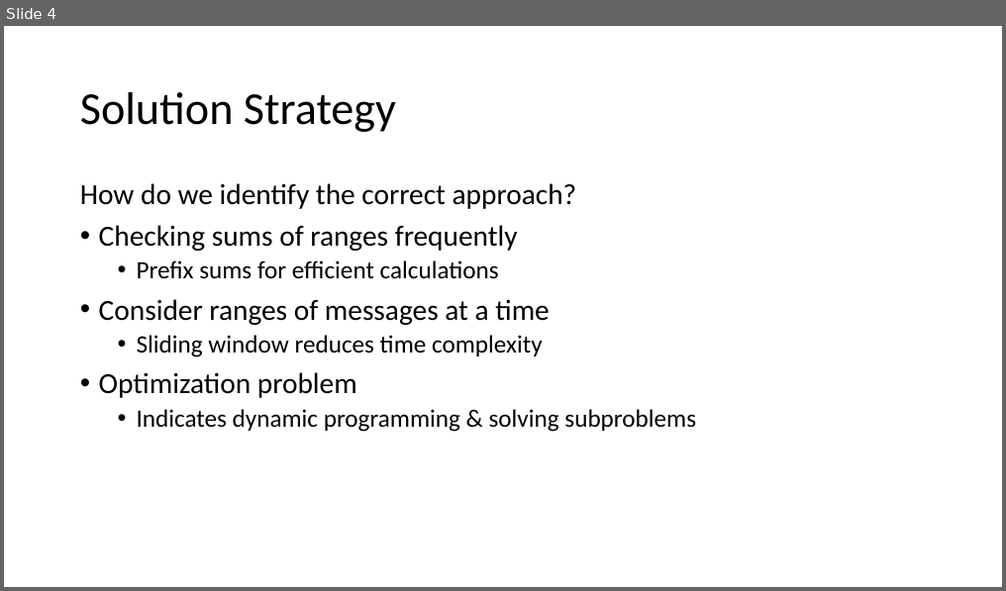
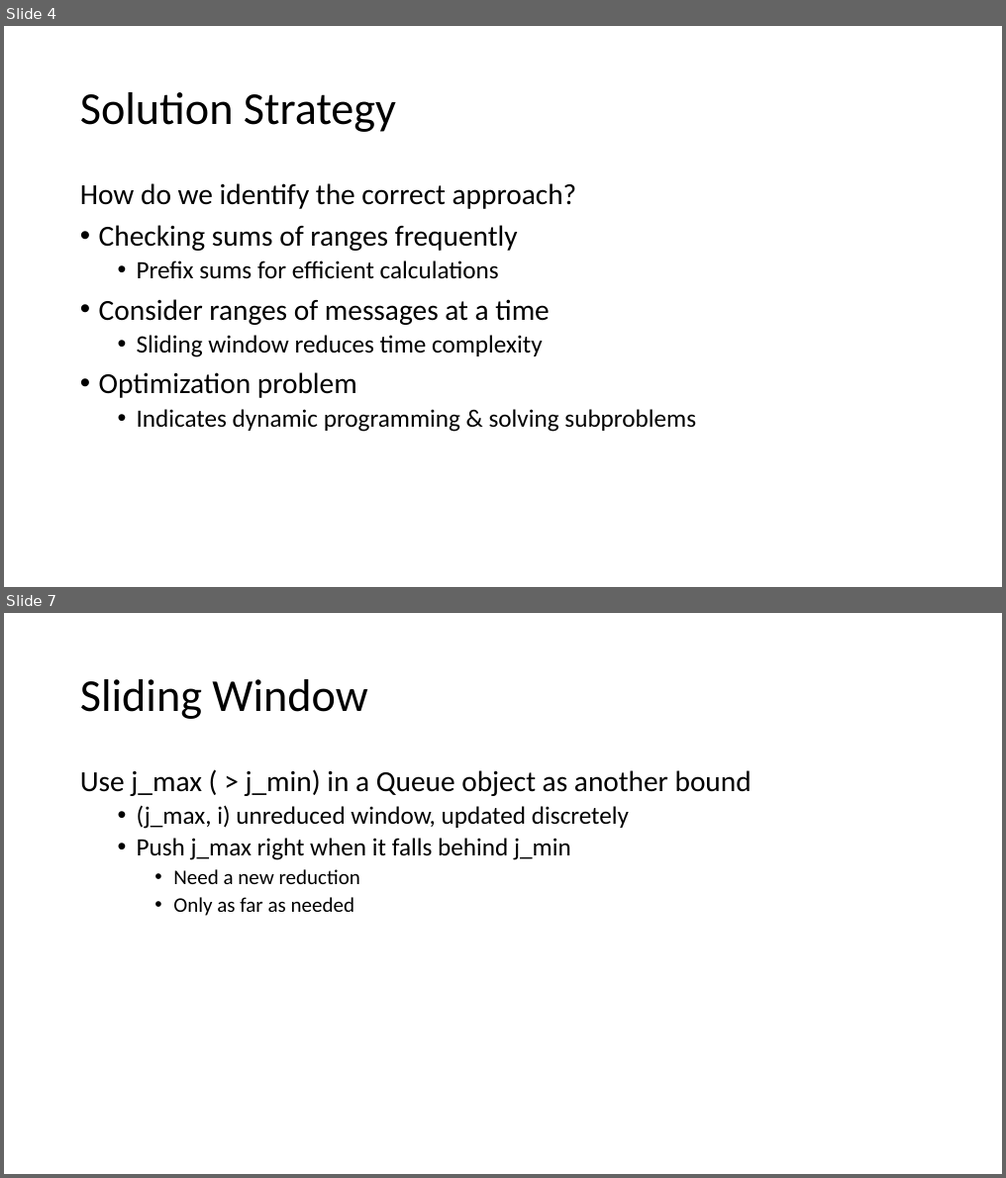
Before and after one commit to HilbertCurve/cs395-final-project, a slide deck: presentation.pptx. Shown one above the other, each under a label of ours: slide 4 before the commit, slides 4 and 7 after it; the slides between them are not shown. The pictures are 1006x591 and 1006x1178 pixels, drawn with LibreOffice and Linux fonts; fonts in the diff are those of the drawing. Boxes give left, top, right and bottom in pixels: in the first picture for what was removed or moved away, otherwise in the second. Text is boxed around its words. In the diff, an @@ line names an element or a change of style, - is before the commit and + after.

```diff
--- a/presentation.pptx
+++ b/presentation.pptx
@@ slide 7 added at bbox=[4, 613, 1002, 1174], background #FFFFFF @@
@@ title added at bbox=[80, 679, 367, 719], 44 pt, text #000000 @@
+Sliding Window
@@ text added at bbox=[80, 769, 751, 916], 24 pt, text #000000 @@
+Use j_max ( > j_min) in a Queue object as another bound
+  • (j_max, i) unreduced window, updated discretely
+  • Push j_max right when it falls behind j_min
+    • Need a new reduction
+    • Only as far as needed
```
Also in this commit, not shown: 1 slide changed, 4 other slides added, 4 slides removed, 1 other file.
